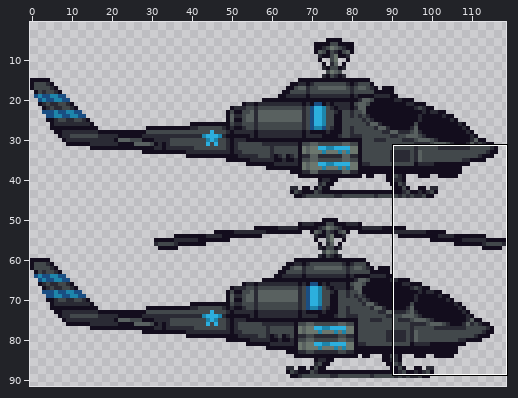
Two states of a sprite sheet, ArmoredWarfare/Entities/Vehicles/Aircraft/AH1/AH1.png. Above, an overview of the earlier version with the close-up marked.
Close-up. Before the edit:
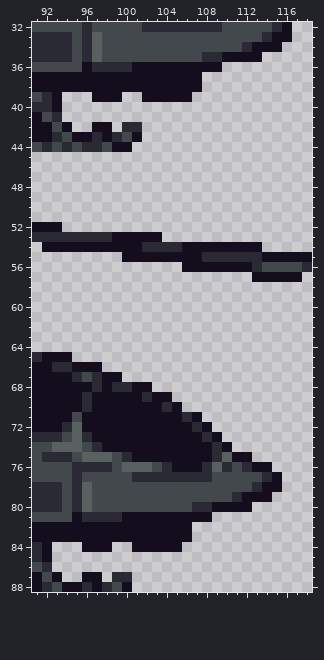
The file is 119x92 pixels. Shown: x 91..118, y 32..88. The wide view leaves out empty margins.
Now the later version:
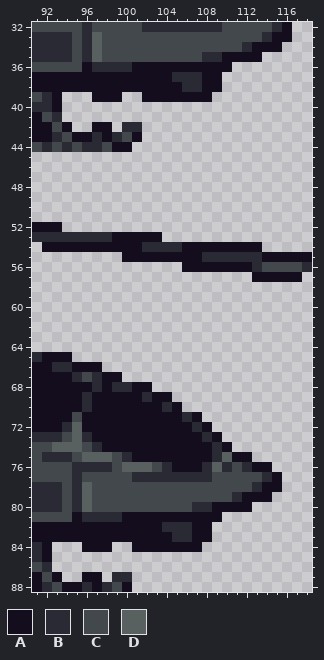
Palette (. is transparent): A #130d1d  B #2a2a34  C #42484b  D #596160
Difference:
y 36: x 110 . -> A
y 37: x 105..109 AAA.. -> BBBAA
y 38: x 106..109 AA.. -> BBAA
y 39: x 107..108 .. -> AA
y 81: x 109 . -> A
y 82: x 104..108 AAA.. -> BBBAA
y 83: x 105..108 AA.. -> BBAA
y 84: x 106..107 .. -> AA
